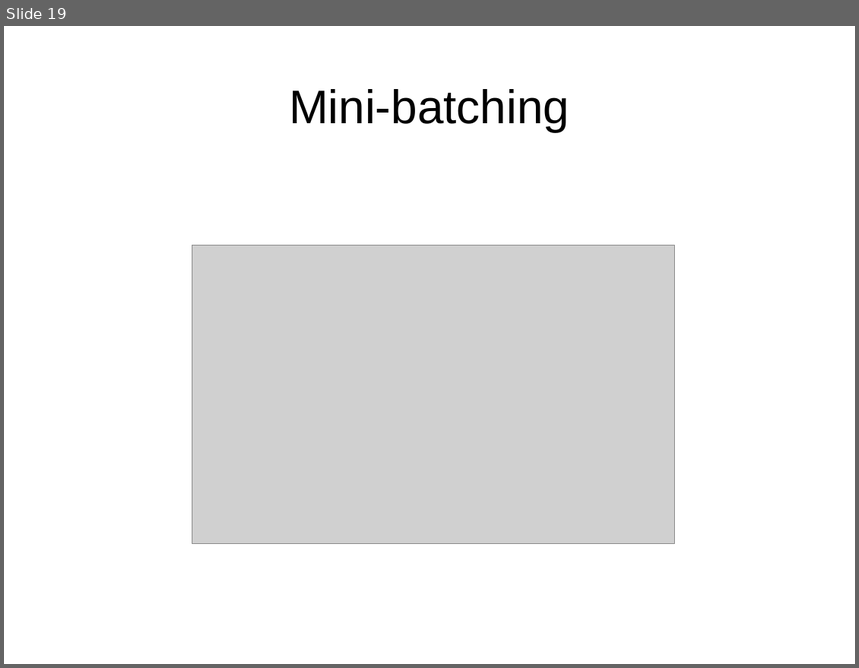
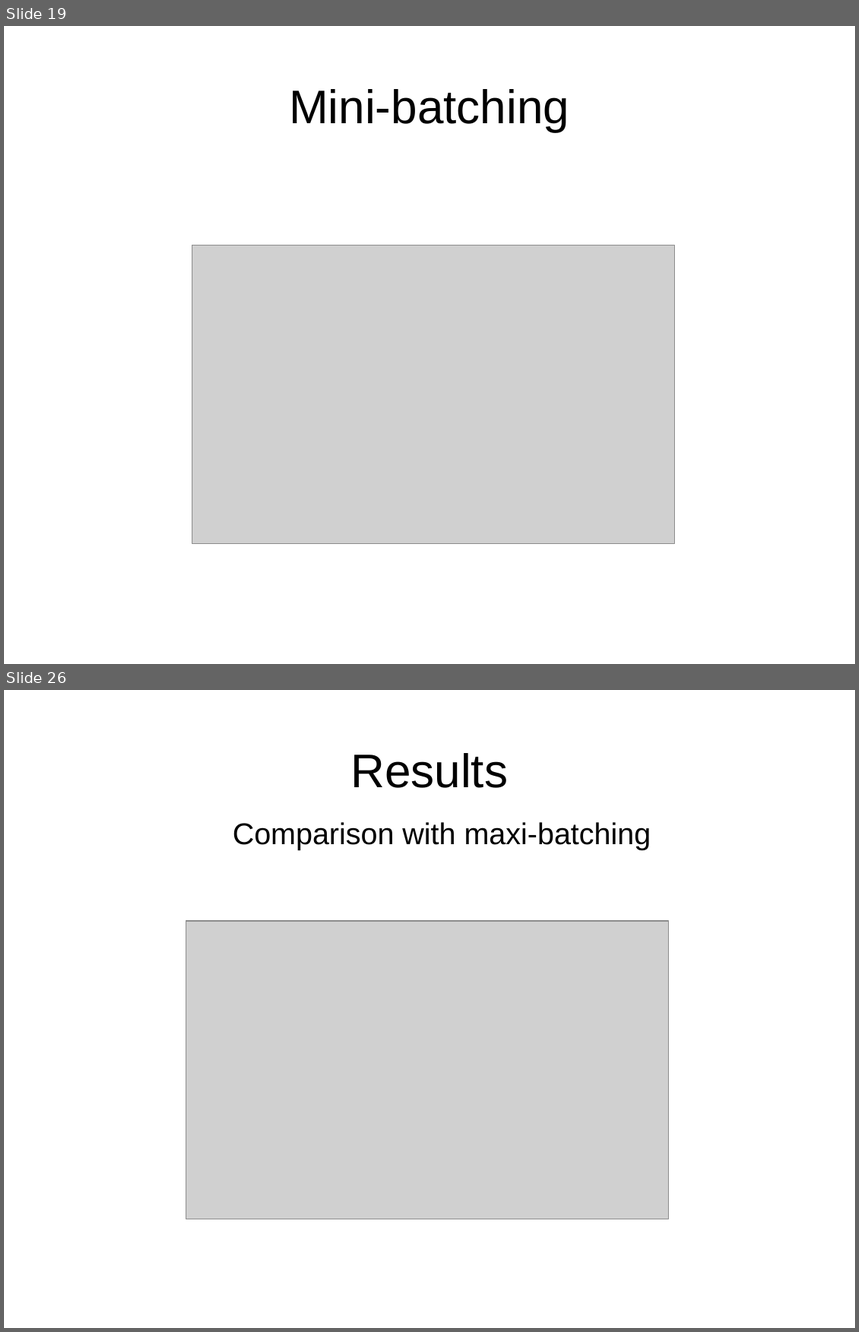
Before and after one commit to hieuhoang/papers, a slide deck: ms.2019/nmt.odp. Shown one above the other, each under a label of ours: slide 19 before the commit, slides 19 and 26 after it; the slides between them are not shown. The pictures are 859x668 and 859x1332 pixels, drawn with LibreOffice and Linux fonts; fonts in the diff are those of the drawing; grey boxes stand for pictures. Boxes give left, top, right and bottom in pixels: in the first picture for what was removed or moved away, otherwise in the second. Text is boxed around its words. In the diff, an @@ line names an element or a change of style, - is before the commit and + after.

```diff
--- a/ms.2019/nmt.odp
+++ b/ms.2019/nmt.odp
@@ slide 26 added at (4, 690, 855, 1328), background #FFFFFF @@
@@ title added at (351, 753, 508, 788), 44 pt, text #000000 @@
+Results
@@ title added at (233, 822, 652, 850), 28 pt, text #000000 @@
+Comparison with maxi-batching
@@ picture added at (186, 921, 669, 1219) @@
```
Also in this commit, not shown: 1 slide changed, 6 other slides added, 1 slide removed, 2 other files.
